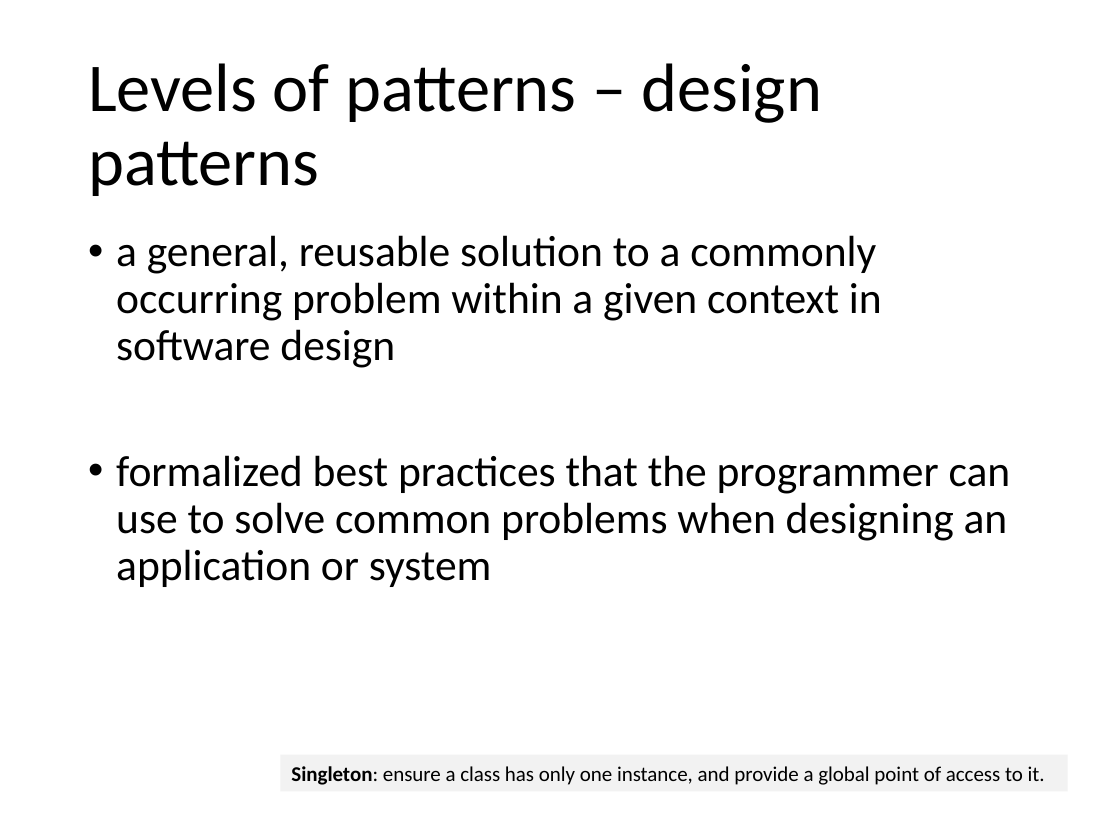
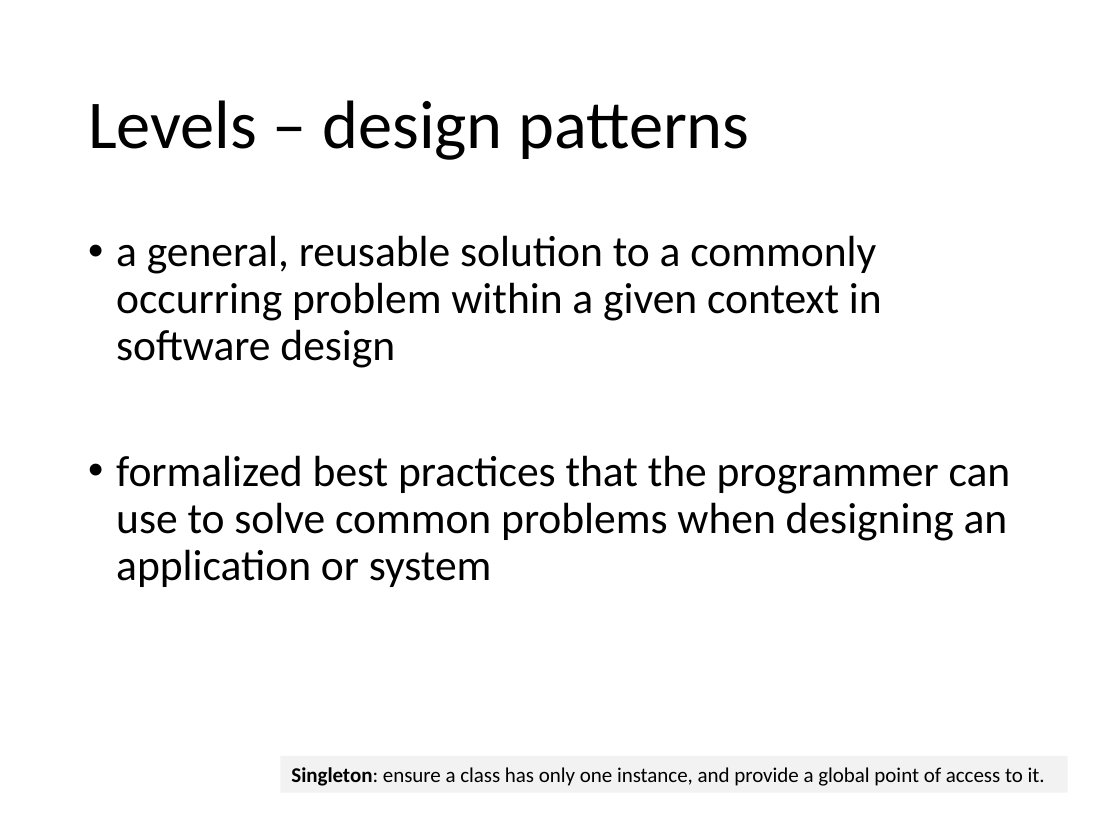
Before and after one commit to itascode/SU_SEGR_5240_18SQ, a slide deck: slide 9 of 03 - Patterns of Software Architecture.pptx (slide 8 before the commit). Drawn at 1120x840 pixels with LibreOffice and Linux fonts; fonts in the diff are those of the drawing. Boxes give left, top, right and bottom in pixels: in the first picture for what was removed or moved away, otherwise in the second. Text is boxed around its words. In the diff, an @@ line names an element or a change of style, - is before the commit and + after.

```diff
--- a/03 - Patterns of Software Architecture.pptx
+++ b/03 - Patterns of Software Architecture.pptx
@@ title at (x1=88, y1=100, x2=749, y2=160): text changed @@
-Levels of patterns – design patterns
+Levels – design patterns
```
Also in this commit, not shown: 13 other slides changed, 2 slides added, 1 slide removed.
